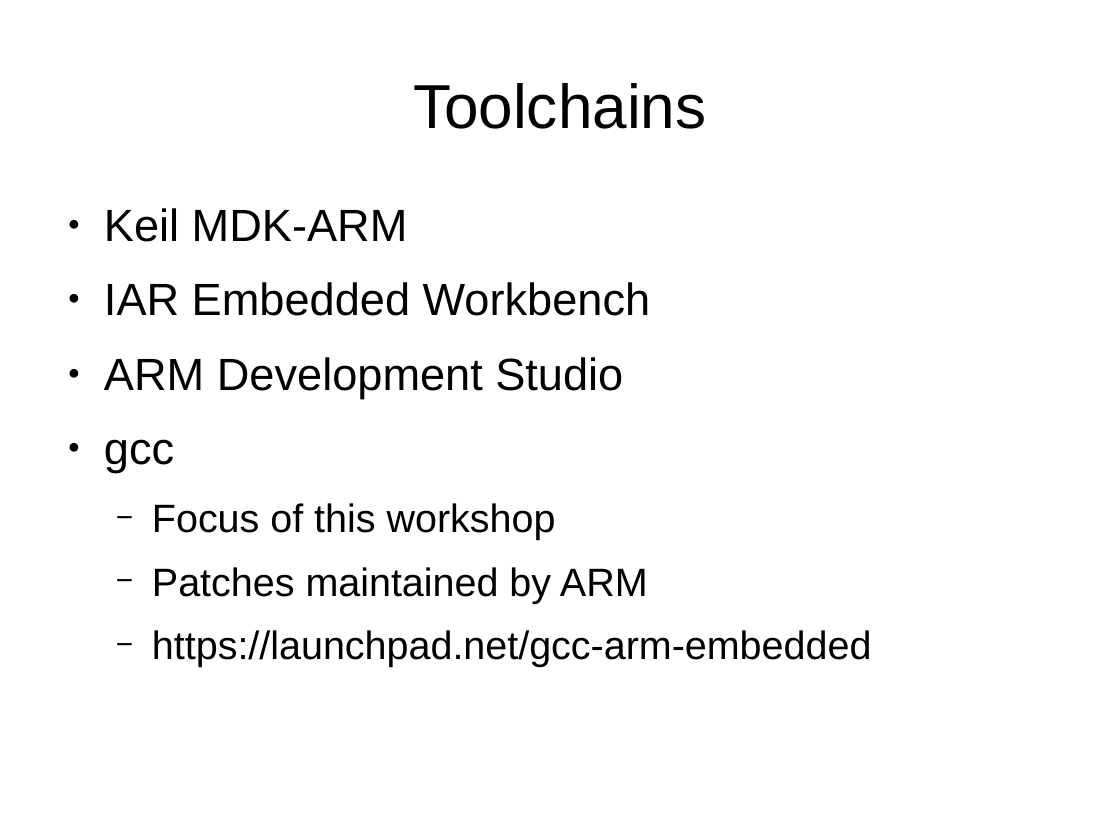
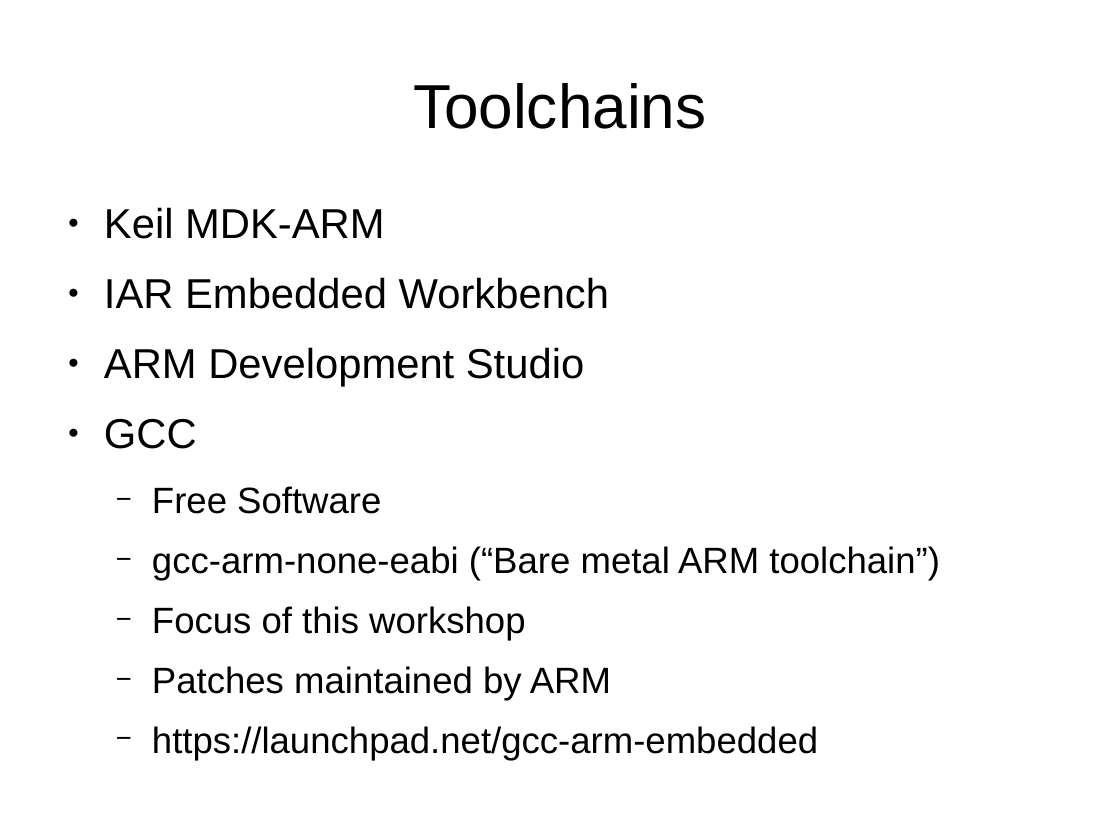
Before and after one commit to muccc/arm-workshop, a slide deck: slide 14 of arm-workshop.odp. Drawn at 1120x840 pixels with LibreOffice and Linux fonts; fonts in the diff are those of the drawing. Boxes give left, top, right and bottom in pixels: in the first picture for what was removed or moved away, otherwise in the second. Text is boxed around its words. In the diff, an @@ line names an element or a change of style, - is before the commit and + after.

```diff
--- a/arm-workshop.odp
+++ b/arm-workshop.odp
@@ text at [104, 207, 818, 760]: size 32 to 29.6 pt in "Keil MDK-ARM", "IAR Embedded Workbench", "ARM Development Studio"; size 28 to 25.9 pt in "Focus of this workshop", "Patches maintained by ARM", "https://launchpad.net/gcc-arm-embedded" @@
@@ text at [104, 419, 940, 580]: text changed; size 32 to 25.9 pt @@
-● gcc
+● GCC
+  − Free Software
+  − gcc-arm-none-eabi (“Bare metal ARM toolchain”)
```
Also in this commit, not shown: 5 other slides changed.
